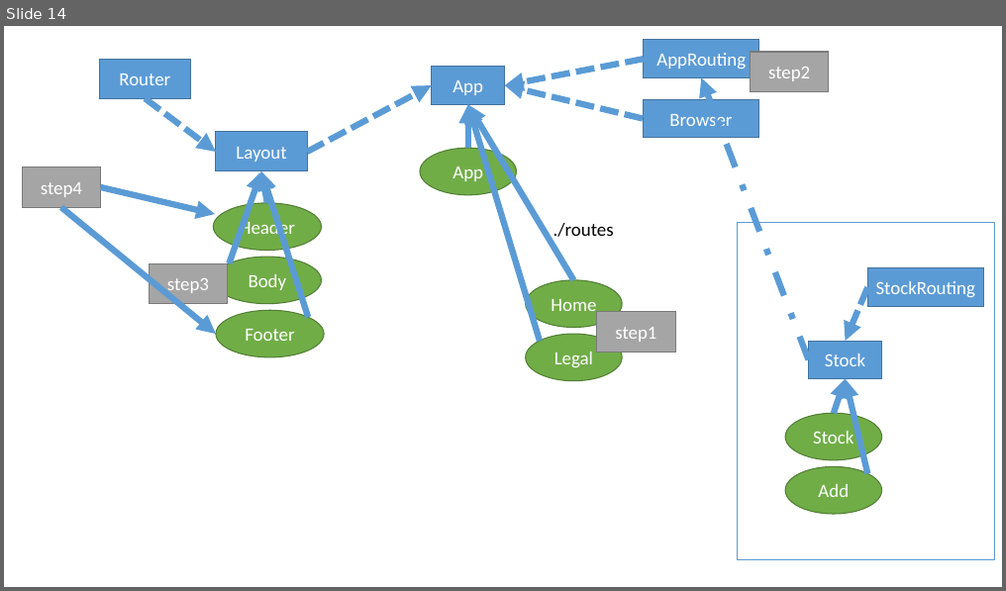
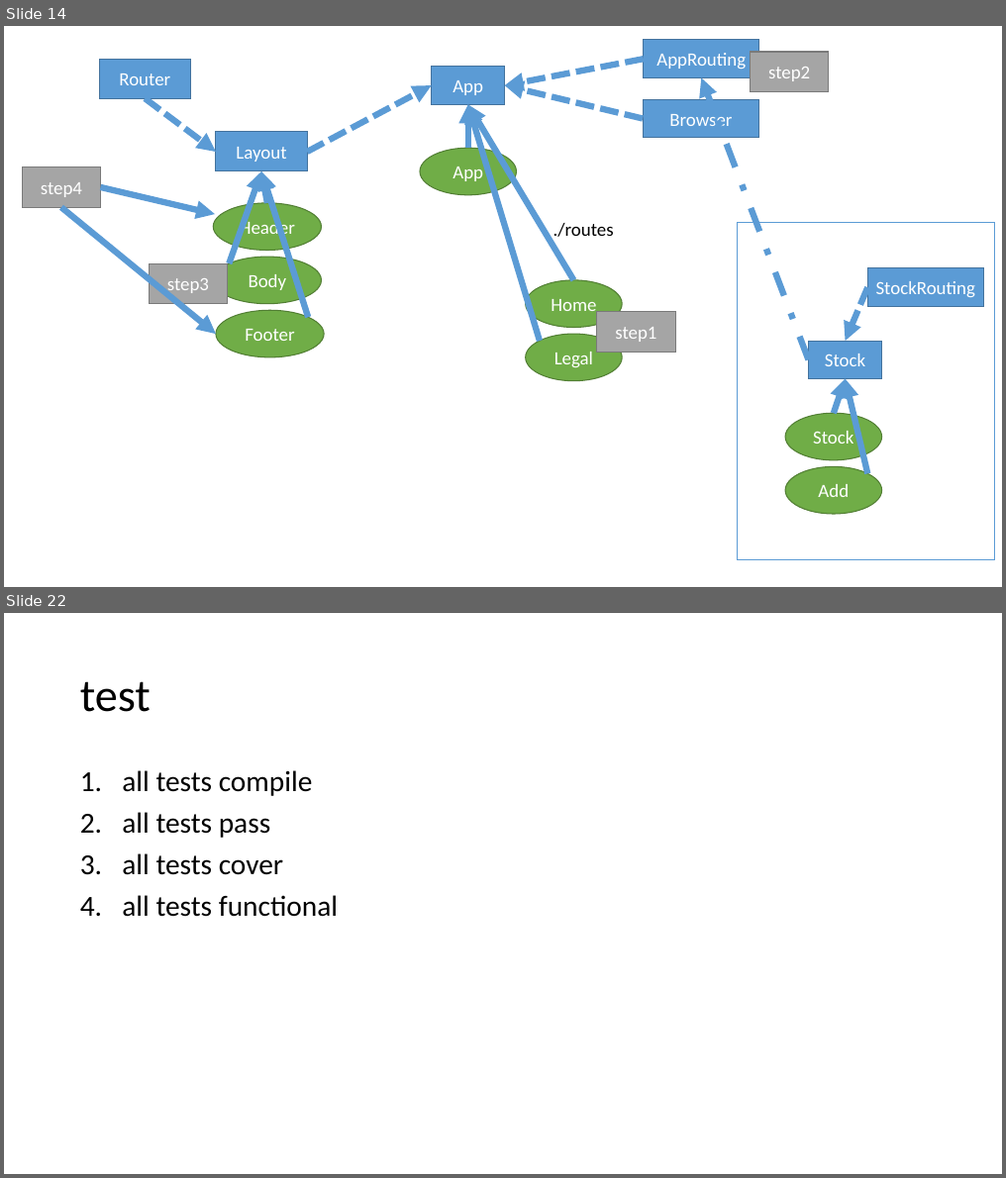
Before and after one commit to jlg-formation/agupa1-july-2023, a slide deck: notes.pptx. Shown one above the other, each under a label of ours: slide 14 before the commit, slides 14 and 22 after it; the slides between them are not shown. The pictures are 1006x591 and 1006x1178 pixels, drawn with LibreOffice and Linux fonts; fonts in the diff are those of the drawing. Boxes give left, top, right and bottom in pixels: in the first picture for what was removed or moved away, otherwise in the second. Text is boxed around its words. In the diff, an @@ line names an element or a change of style, - is before the commit and + after.

```diff
--- a/notes.pptx
+++ b/notes.pptx
@@ slide 22 added at (4, 613, 1002, 1174), background #FFFFFF @@
@@ title added at (80, 681, 151, 712), 44 pt, text #000000 @@
+test
@@ text added at (122, 770, 338, 917), 28 pt, text #000000 @@
+1. all tests compile
+2. all tests pass
+3. all tests cover
+4. all tests functional
```
Also in this commit, not shown: 1 slide changed, 7 other slides added.
